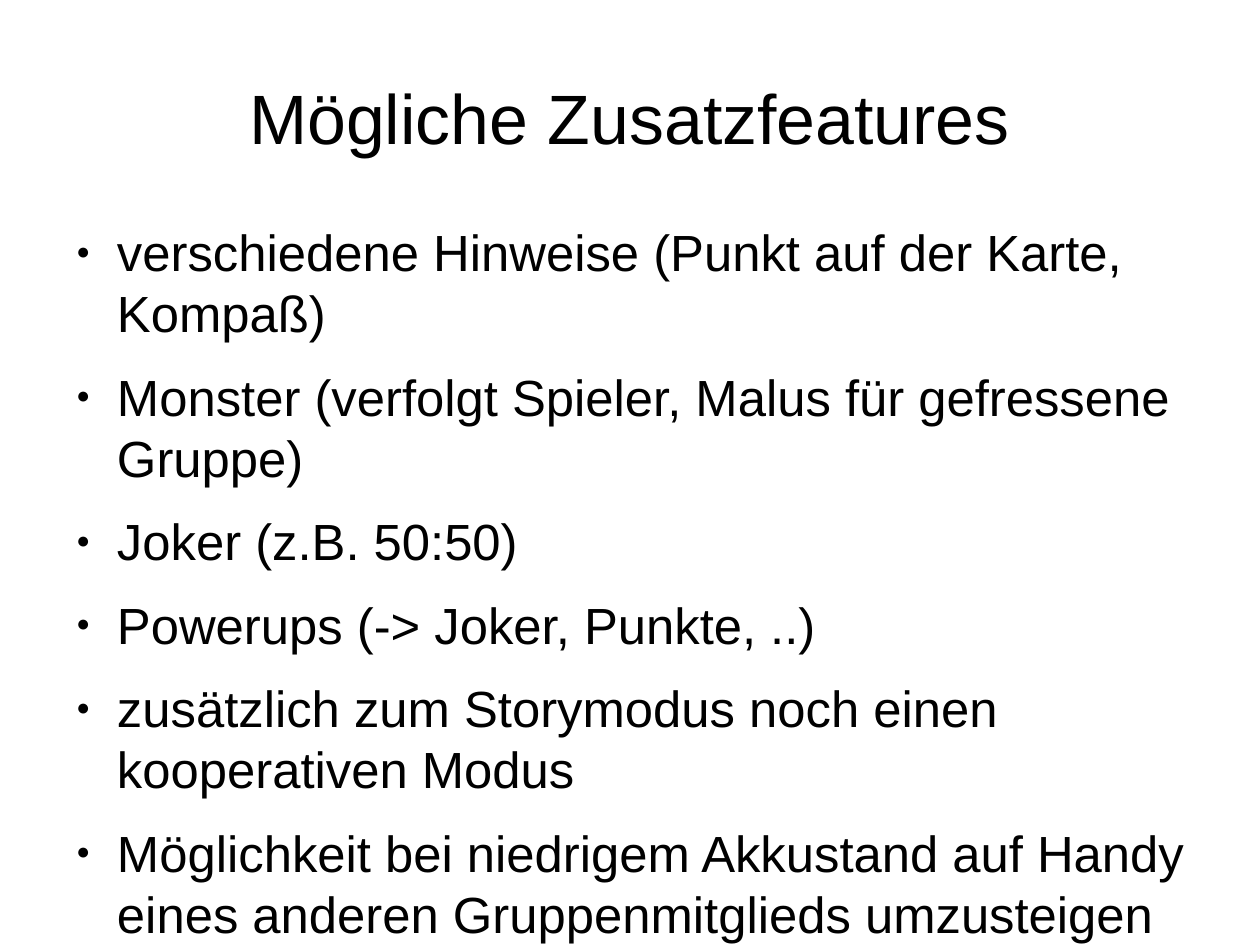
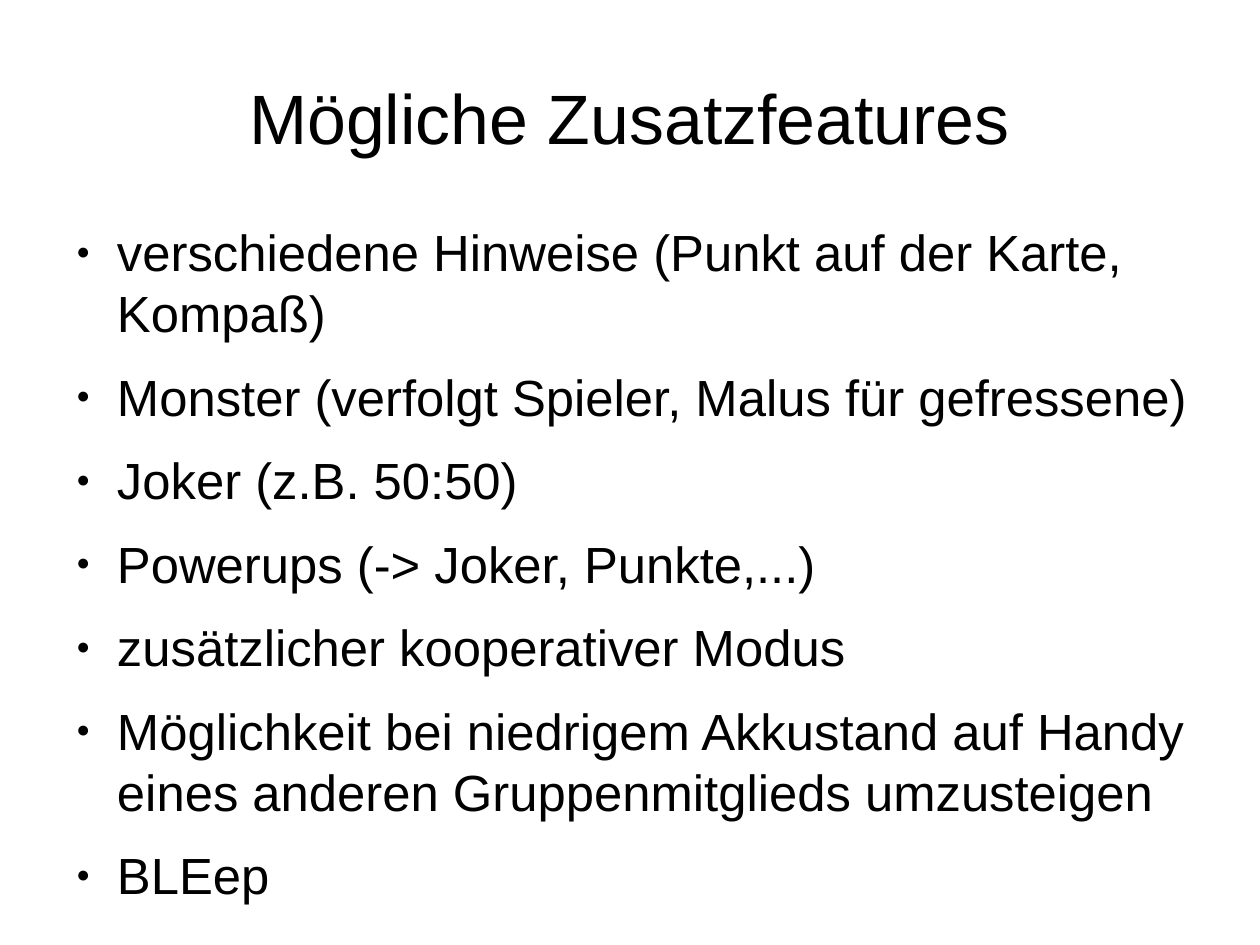
Before and after one commit to Institute-Web-Science-and-Technologies/GeoVisualization, a slide deck: slide 11 of Praesentation.odp. Drawn at 1260x945 pixels with LibreOffice and Linux fonts; fonts in the diff are those of the drawing. Boxes give left, top, right and bottom in pixels: in the first picture for what was removed or moved away, otherwise in the second. Text is boxed around its words. In the diff, an @@ line names an element or a change of style, - is before the commit and + after.

```diff
--- a/Praesentation.odp
+++ b/Praesentation.odp
@@ text at box(117, 234, 1186, 821): paragraph added @@
+● BLEep
@@ text at box(117, 379, 1186, 426): text changed @@
-● Monster (verfolgt Spieler, Malus für gefressene Gruppe)
+● Monster (verfolgt Spieler, Malus für gefressene)
@@ text at box(117, 546, 845, 677): text changed @@
-● Powerups (-> Joker, Punkte, ..)
-● zusätzlich zum Storymodus noch einen kooperativen Modus
+● Powerups (-> Joker, Punkte,...)
+● zusätzlicher kooperativer Modus
```
Also in this commit, not shown: 6 other slides changed, 1 slide added, 1 slide removed.
